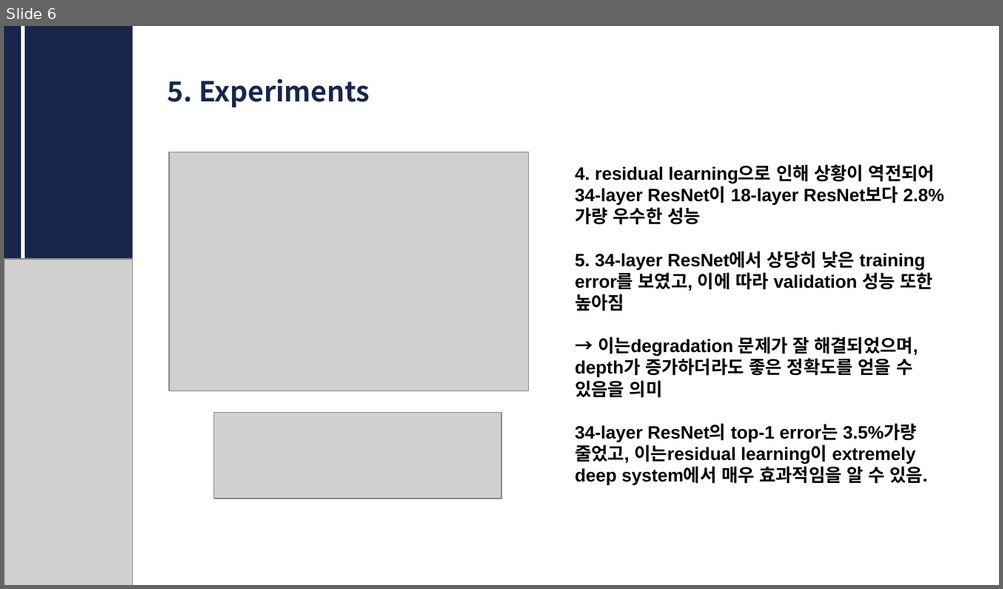
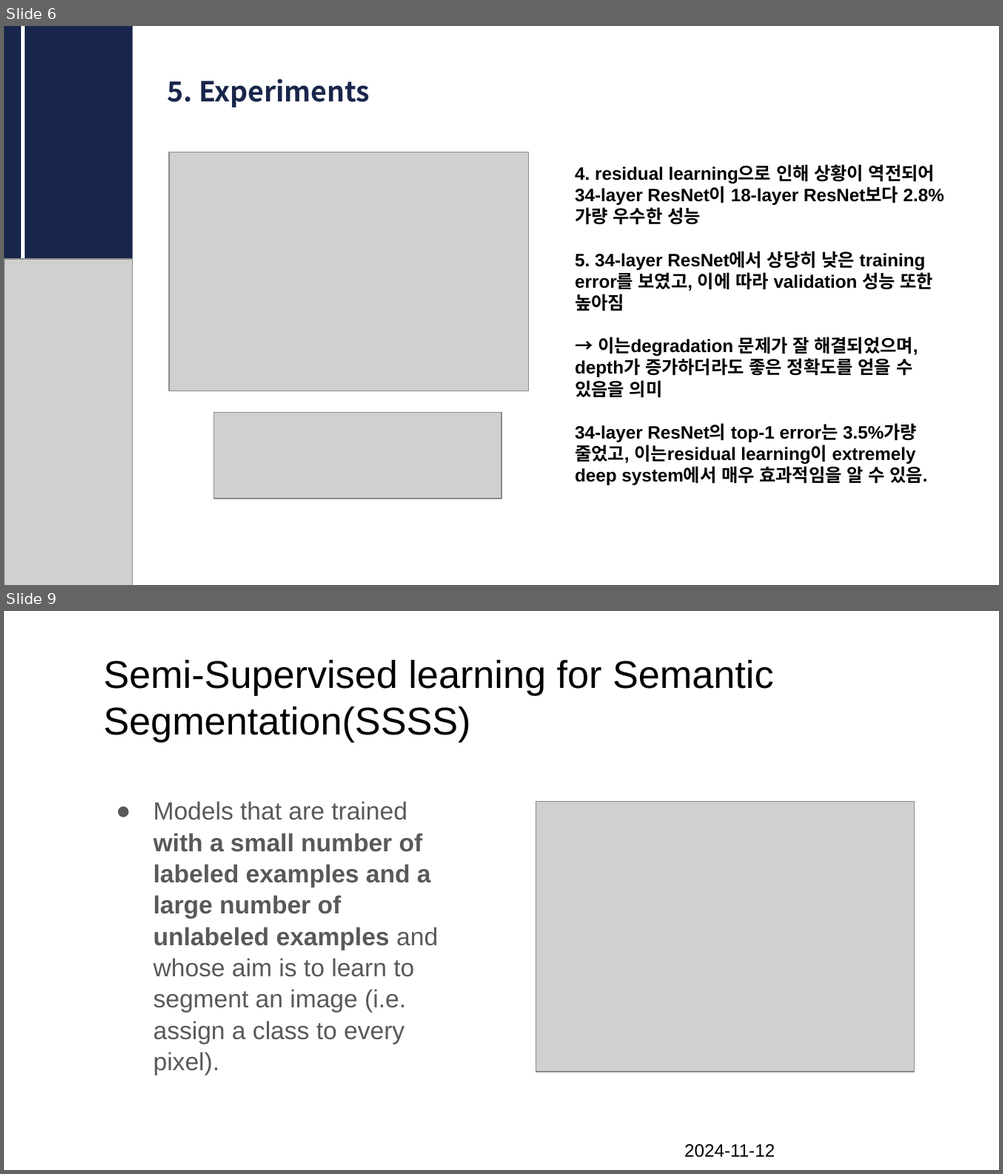
Before and after one commit to CUAI-CAU/2024-2_Study_CVReading_Team2, a slide deck: cv resnet.pptx. Shown one above the other, each under a label of ours: slide 6 before the commit, slides 6 and 9 after it; the slides between them are not shown. The pictures are 1003x589 and 1003x1174 pixels, drawn with LibreOffice and Linux fonts; fonts in the diff are those of the drawing; grey boxes stand for pictures. Boxes give left, top, right and bottom in pixels: in the first picture for what was removed or moved away, otherwise in the second. Text is boxed around its words. In the diff, an @@ line names an element or a change of style, - is before the commit and + after.

```diff
--- a/cv resnet.pptx
+++ b/cv resnet.pptx
@@ slide 9 added at box(4, 611, 999, 1170), background #FFFFFF @@
@@ title added at box(103, 660, 774, 742), 28 pt, text #000000 @@
+Semi-Supervised learning for Semantic Segmentation(SSSS)
@@ text added at box(153, 801, 438, 1075), 18 pt, text #595959 @@
+● Models that are trained with a small number of labeled examples and a large number of unlabeled examples and whose aim is to learn to segment an image (i.e. assign a class to every pixel).
@@ picture added at box(535, 802, 914, 1073) @@
@@ text added at box(684, 1145, 774, 1158), 12.9 pt, text #000000 @@
+2024-11-12
```
Also in this commit, not shown: 12 other slides added.
